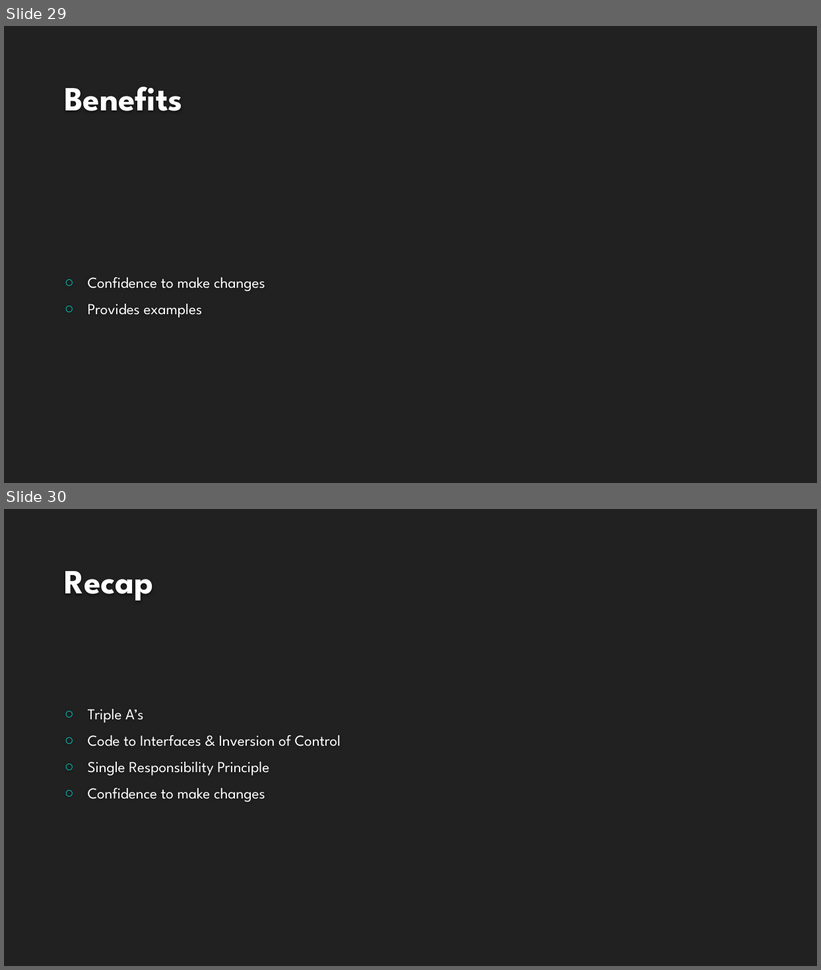
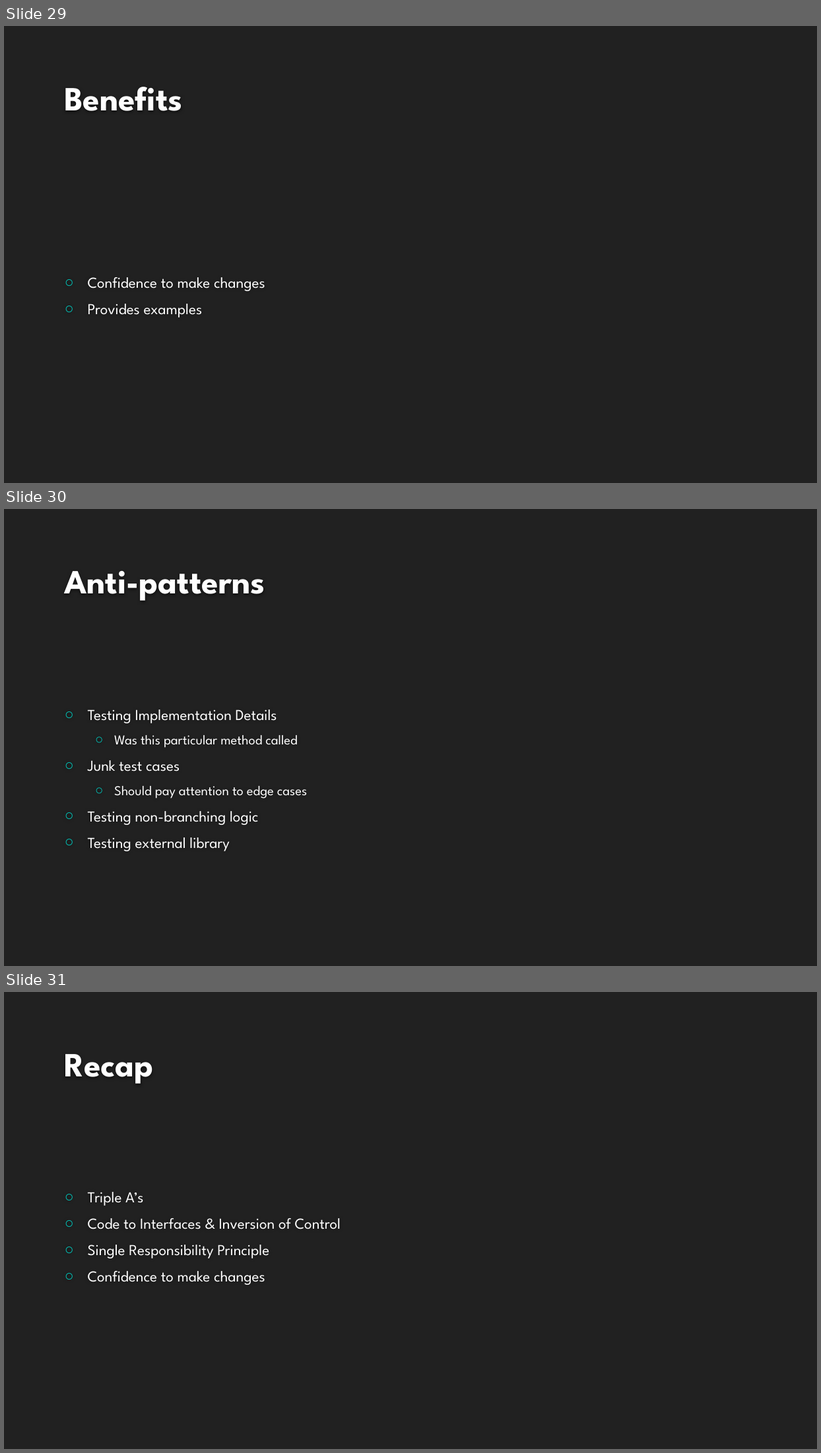
Before and after one commit to joeybrown-sf/tiles-presentation, a slide deck: Presentation.pptx. Shown one above the other, each under a label of ours: slides 29 and 30 before the commit, slides 29, 30 and 31 after it. The pictures are 821x970 and 821x1453 pixels, drawn with LibreOffice and Linux fonts; fonts in the diff are those of the drawing; background and template pictures are left out. Boxes give left, top, right and bottom in pixels: in the first picture for what was removed or moved away, otherwise in the second. Text is boxed around its words. In the diff, an @@ line names an element or a change of style, - is before the commit and + after.

```diff
--- a/Presentation.pptx
+++ b/Presentation.pptx
@@ slide 30 added at bbox=[4, 509, 817, 966], background #212121 @@
@@ title added at bbox=[64, 571, 265, 601], 40 pt, text #FEFEFE, bold @@
+Anti-patterns
@@ text added at bbox=[88, 710, 307, 852], 18 pt, text #FFFFFF @@
+○ Testing Implementation Details
+  ○ Was this particular method called
+○ Junk test cases
+  ○ Should pay attention to edge cases
+○ Testing non-branching logic
+○ Testing external library
@@ what was slide 30 is now slide 31 @@
```
Also in this commit, not shown: 1 slide changed.
